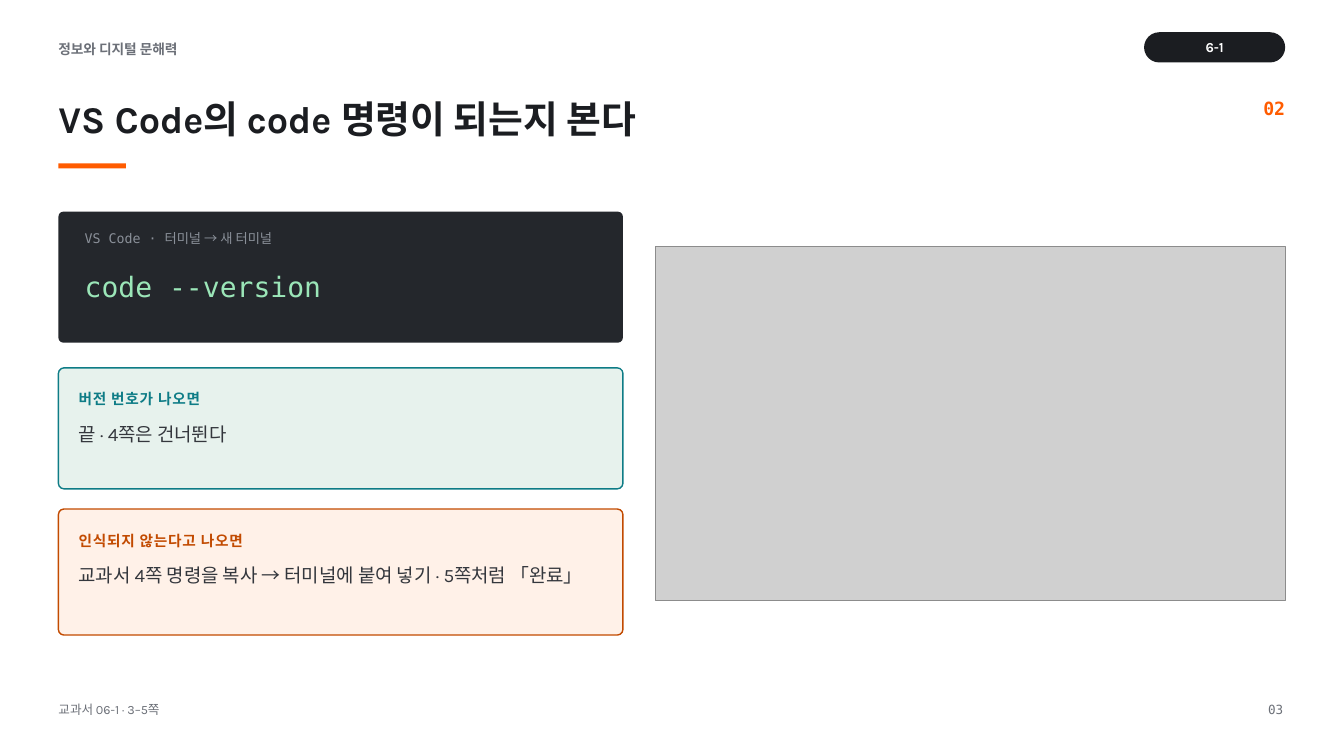
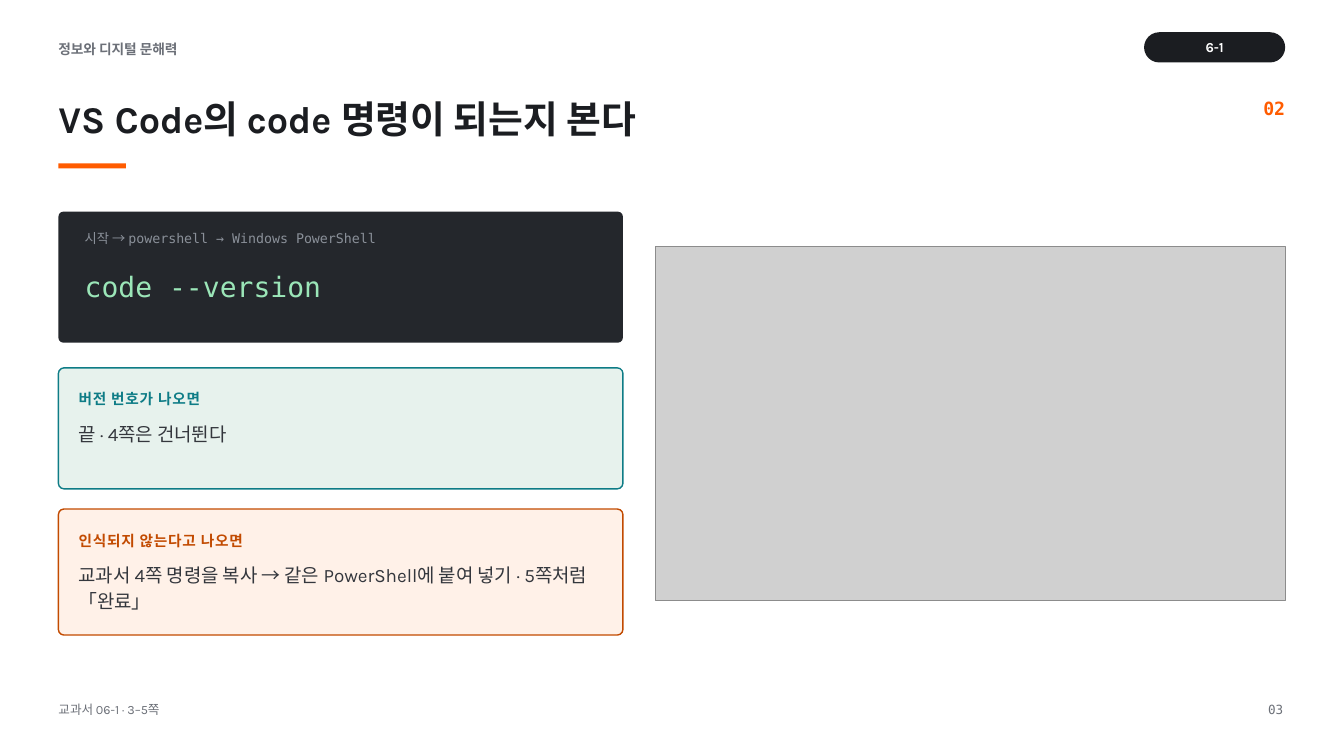
Before and after one commit to cozy819/2026-02__jdh, a slide deck: slide 3 of 06/ppt/06-1_서비스_기획의_기초_v1.pptx. Drawn at 1344x756 pixels with LibreOffice and Linux fonts; fonts in the diff are those of the drawing; grey boxes stand for pictures. Boxes give left, top, right and bottom in pixels: in the first picture for what was removed or moved away, otherwise in the second. Text is boxed around its words. In the diff, an @@ line names an element or a change of style, - is before the commit and + after.

```diff
--- a/06/ppt/06-1_서비스_기획의_기초_v1.pptx
+++ b/06/ppt/06-1_서비스_기획의_기초_v1.pptx
@@ text at <box>85,232,376,246</box>: text changed @@
-VS Code · 터미널 → 새 터미널
+시작 → powershell → Windows PowerShell
@@ text at <box>79,566,587,610</box>: text changed @@
-교과서 4쪽 명령을 복사 → 터미널에 붙여 넣기 · 5쪽처럼 「완료」
+교과서 4쪽 명령을 복사 → 같은 PowerShell에 붙여 넣기 · 5쪽처럼 「완료」
```
Also in this commit, not shown: 2 other slides changed, 7 other files.
